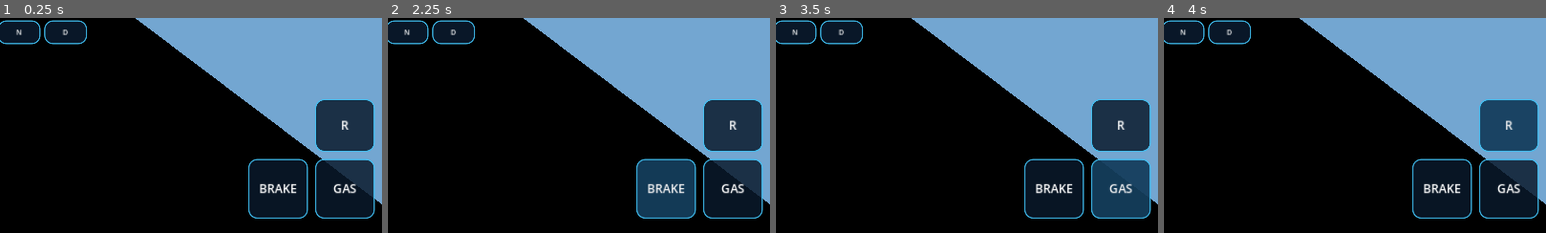
Above: before the commit, frames 1-4 (left to right).
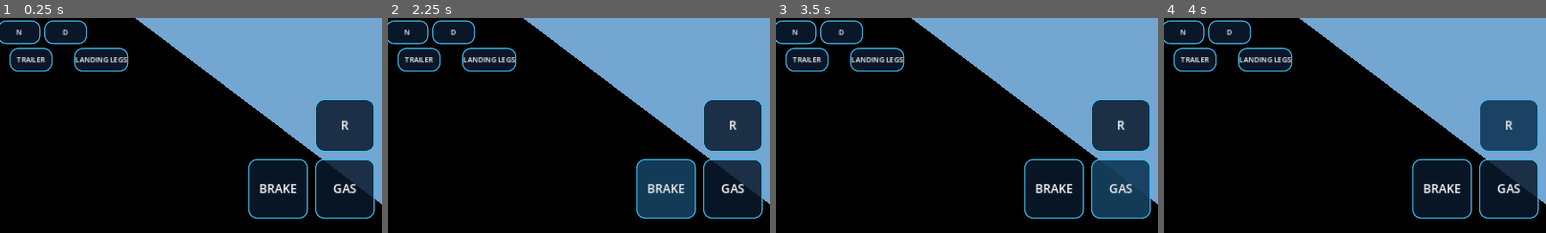
Above: after the commit, the same moments.

Repository: czz495m8zv-code/zayron-simulator
Game: Godot game, scene res://scenes/vehicles/royal_red_semi.tscn
Same seed, same stepped clock (60 frames per second), same inputs: the game is played once before the commit and once after it. This scene is started directly instead of the project's main scene.
Inputs:
- Up to frame 1 (0.25 s): no input
- Up to frame 2 (2.25 s): click "◀" at 0.5 s; click "▶" at 1.25 s; click "BRAKE" at 2 s
- Up to frame 3 (3.5 s): click "GAS" at 2.75 s
- Up to frame 4 (4 s): click "R" at 3.5 s
The pictures show only the part of the screen within x 50-100%, y 50-100%; the shares and areas given below are measured in that part.

The runs differ from the first frame. In frame 1, 2.7% of the frame differs, in the area x 2-34%, y 13-25%; in frame 2, 2.7%; in frame 3, 2.7%; in frame 4, 2.7%.

Commit message:
Enable trailer coupling on semi-truck variants

Diff:
--- a/scenes/vehicles/royal_red_semi.tscn
+++ b/scenes/vehicles/royal_red_semi.tscn
@@ -4,6 +4,7 @@
 
 [node name="RoyalRedSemi" type="CharacterBody3D"]
 script = ExtResource("1")
+supports_trailer = true
 cab_paint = Color(0.42, 0.035, 0.045, 1)
 trailer_paint = Color(0.9, 0.88, 0.82, 1)
 trim_paint = Color(0.76, 0.65, 0.42, 1)
